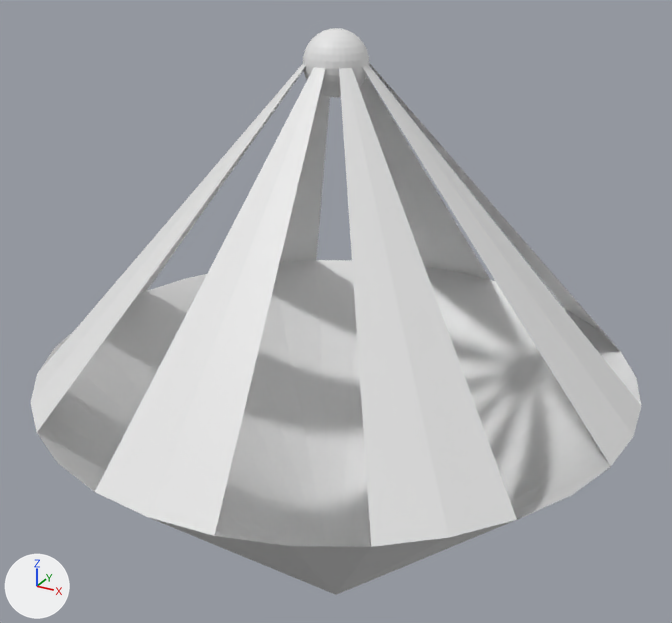
Two versions of the Blender file Blender/Enemy_1.blend, one commit apart.
Before and after are seen from a 50 mm lens placed at (1.374, -2.498, 1.439), pointed at (-0.025, 0.045, 0.168). The axes (+X, +Y, +Z) are drawn at lower left. The lights are the same throughout.
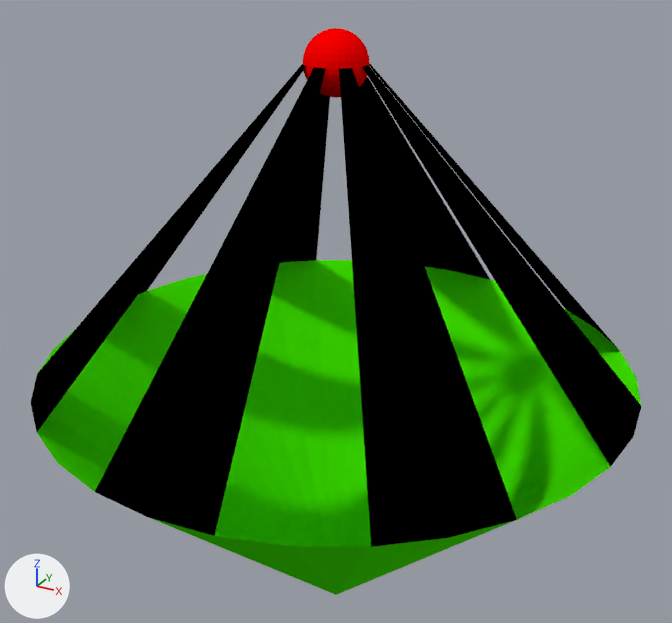
Edits to the scene script, one JSON object a line:
```json
{"op": "add", "block": "mat_planks", "code": ["mat_planks = diffuse_material('Planks')", "mat_planks.base_color = (0.0, 0.0, 0.0)  # black #000000"]}
{"op": "add", "block": "mat_ball", "code": ["mat_ball = diffuse_material('Ball')", "mat_ball.base_color = (1.0, 0.0, 0.0)  # red #ff0000"]}
{"op": "add", "block": "mat_platform", "code": ["mat_platform = diffuse_material('Platform')", "mat_platform.base_color = (0.0528, 0.8, 0.0)  # green #41e700"]}
{"block": "me_cone", "where": "me_cone.from_pydata(...)  # 634 vertices, 593 faces; spans x -1.0..1.0, y -1.0..1.0, z -1.0..1.1"}
{"block": "me_cone", "where": "# used by ob_cone; location = (0.0, 0.0, 0.0)"}
{"block": "me_cone", "change": "me_cone part 1: all 65 faces centred in x -0.5..0.5, y -0.5..0.5, z -1.0..-0.5 switch from no material to mat_platform (green #41e700)"}
{"block": "me_cone", "change": "me_cone part 2: all 16 faces centred in x -0.63..0.63, y -0.63..0.63, z 0.4 switch from no material to mat_planks (black #000000)"}
{"block": "me_cone", "change": "me_cone part 3: all 512 faces centred in x -0.1..0.1, y -0.1..0.1, z 0.9..1.1 switch from no material to mat_ball (red #ff0000)"}
```

Pixel boxes [x1, y1, x2, y2] of what changed, in the pictures (672 x 623 px):
```json
{"part": 1, "of": "me_cone", "change": "recoloured", "before": [37, 260, 641, 595], "after": [37, 260, 641, 595], "on screen": "grey to green"}
{"part": 2, "of": "me_cone", "change": "recoloured", "before": [31, 63, 641, 547], "after": [31, 63, 641, 547], "on screen": "white to black"}
{"part": 3, "of": "me_cone", "change": "recoloured", "before": [303, 28, 369, 98], "after": [303, 28, 369, 98], "on screen": "white to red"}
```
